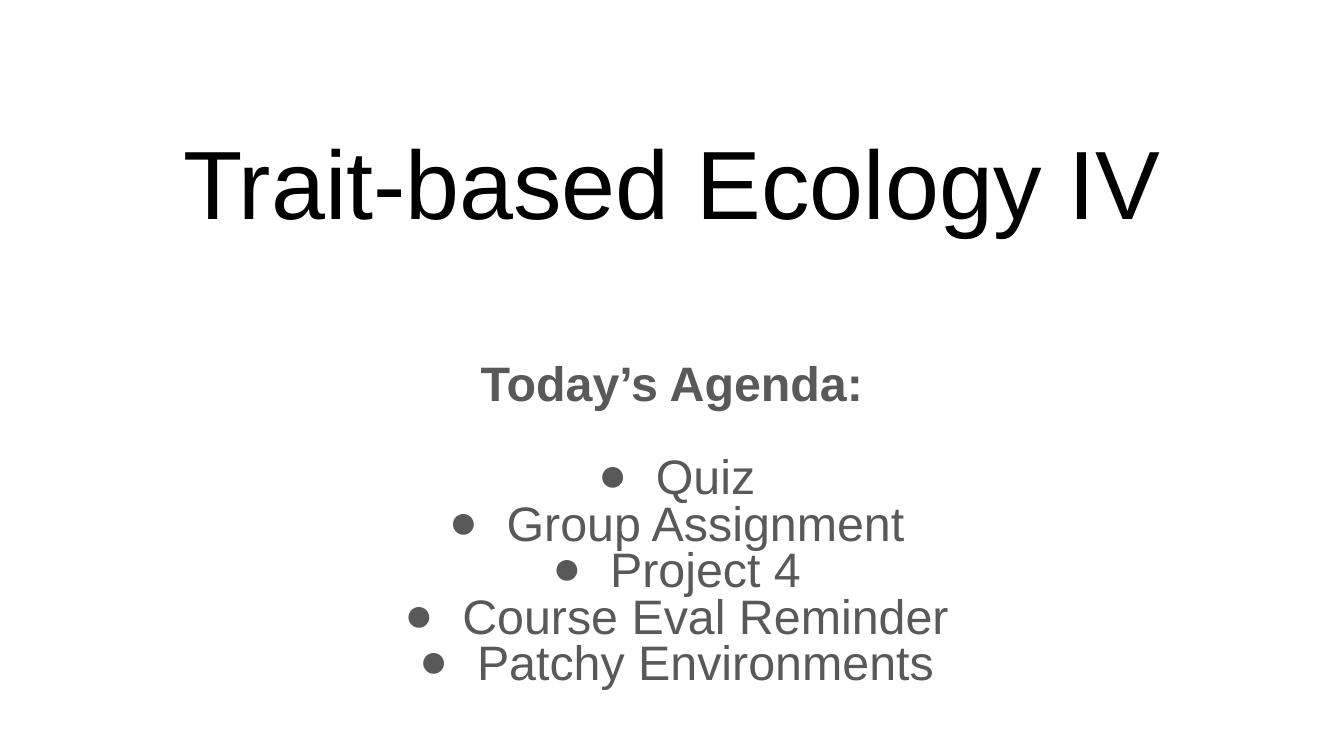
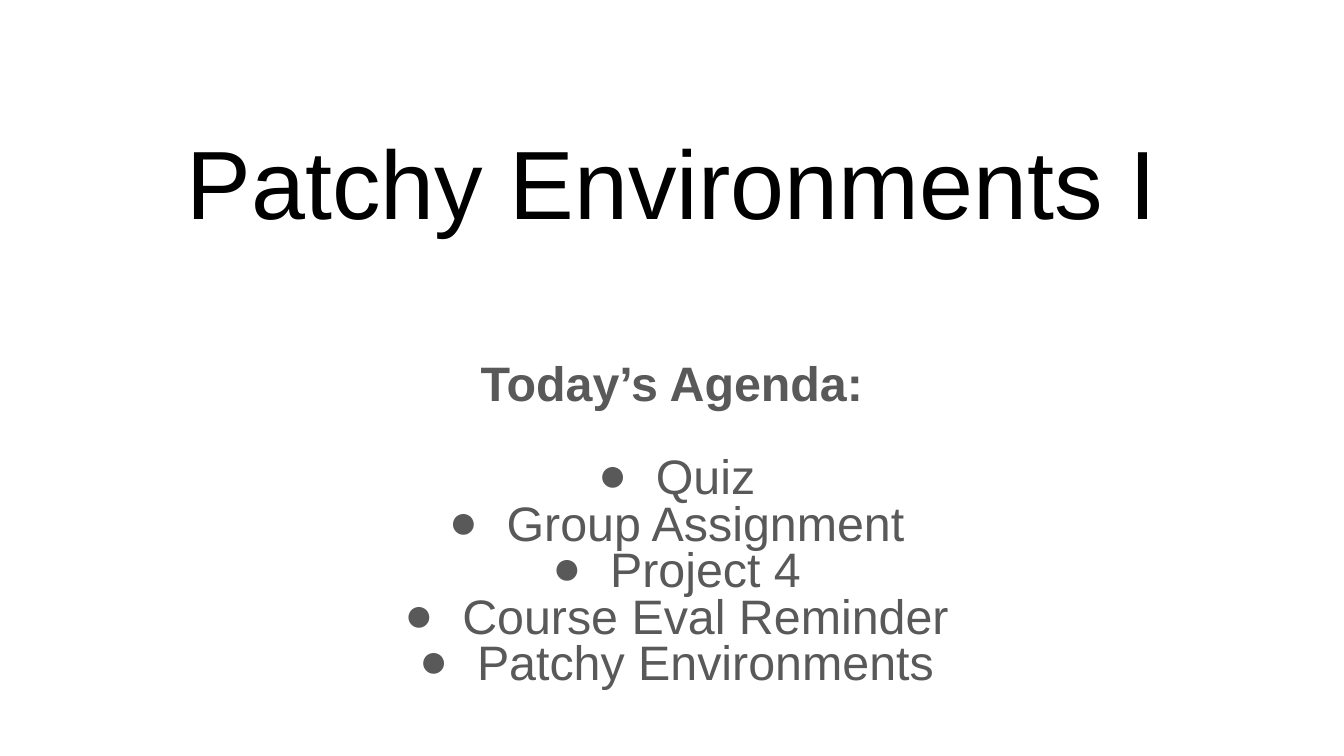
Before and after one commit to bmaitner/Community_ecology_course, a slide deck: slide 1 of lectures/Lecture_23_Patchy_Environments_I.pptx. Drawn at 1344x756 pixels with LibreOffice and Linux fonts; fonts in the diff are those of the drawing. Boxes give left, top, right and bottom in pixels: in the first picture for what was removed or moved away, otherwise in the second. Text is boxed around its words. In the diff, an @@ line names an element or a change of style, - is before the commit and + after.

```diff
--- a/lectures/Lecture_23_Patchy_Environments_I.pptx
+++ b/lectures/Lecture_23_Patchy_Environments_I.pptx
@@ title at (x1=187, y1=148, x2=1156, y2=237): text changed @@
-Trait-based Ecology IV
+Patchy Environments I
```
Also in this commit, not shown: 1 other file.
